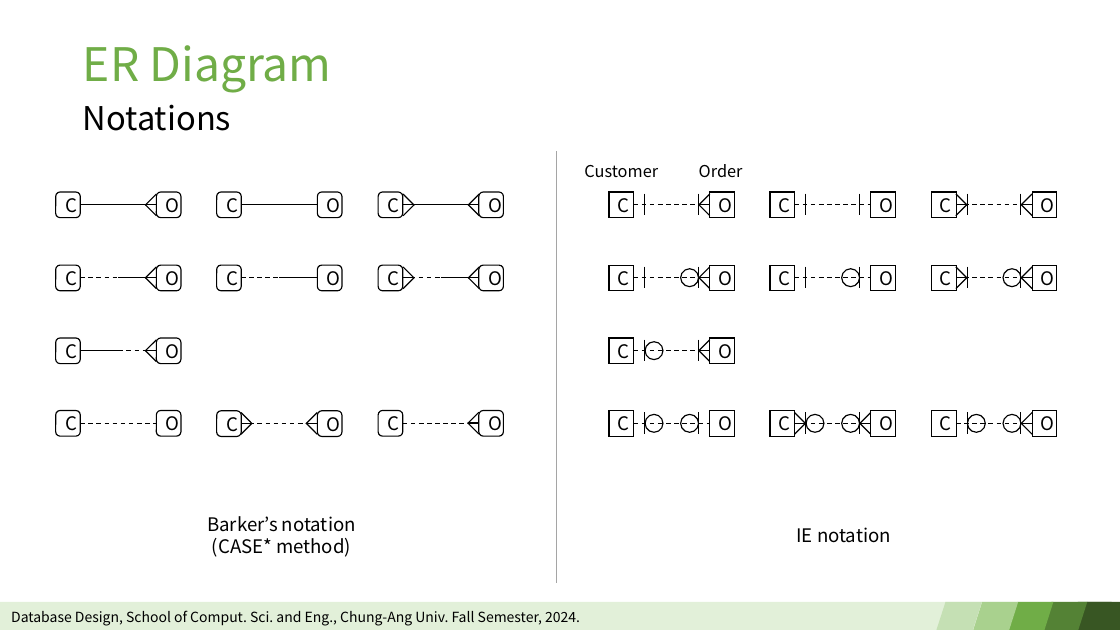
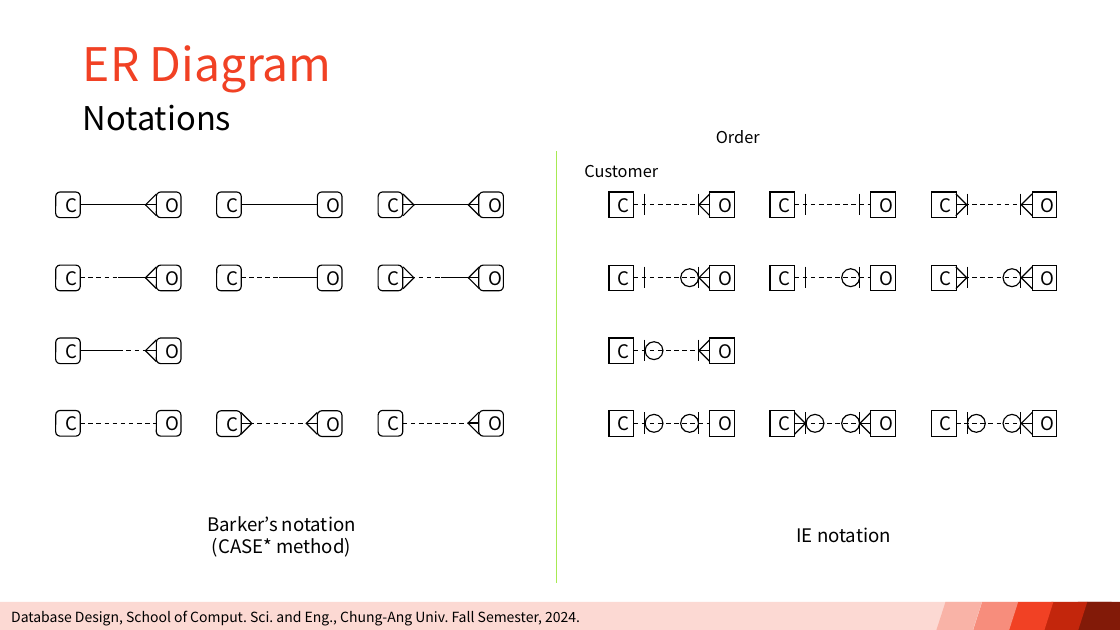
Before and after one commit to 02hyun7/Database_05-_03-, a slide deck: slide 3 of notebook_ty/erd_template.pptx (slide 2 before the commit). Drawn at 1120x630 pixels with LibreOffice and Linux fonts; fonts in the diff are those of the drawing. Boxes give left, top, right and bottom in pixels: in the first picture for what was removed or moved away, otherwise in the second. Text is boxed around its words. In the diff, an @@ line names an element or a change of style, - is before the commit and + after.

```diff
--- a/notebook_ty/erd_template.pptx
+++ b/notebook_ty/erd_template.pptx
@@ title "ER Diagram" at (83, 45, 332, 93): text colour #70AD47 to #F14124 @@
@@ text "Order": place and size @@
-text "Order" at (699, 164, 743, 177)
+text "Order" at (716, 130, 760, 144)
@@ line (556, 151) - (556, 583): stroke #A5A5A5 0.5 pt to #A7EA52 0.5 pt @@
@@ rectangle at (0, 602, 1087, 630): fill #E2F0D9 to #FCD9D3 @@
@@ flow chart input output at (937, 602, 982, 630): fill #C5E0B4 to #F9B3A7 @@
@@ flow chart input output at (974, 602, 1018, 630): fill #A9D18E to #F78D7C @@
@@ flow chart input output at (1009, 602, 1054, 630): fill #70AD47 to #F14124 @@
@@ flow chart input output at (1043, 602, 1087, 630): fill #548235 to #C3260C @@
@@ flow chart input output at (1070, 602, 1112, 630): fill #385723 to #821A08 @@
@@ rectangle at (1087, 602, 1120, 630): fill #385723 to #821A08 @@
```
Also in this commit, not shown: 2 other slides changed, 4 slides added, 2 other files.
